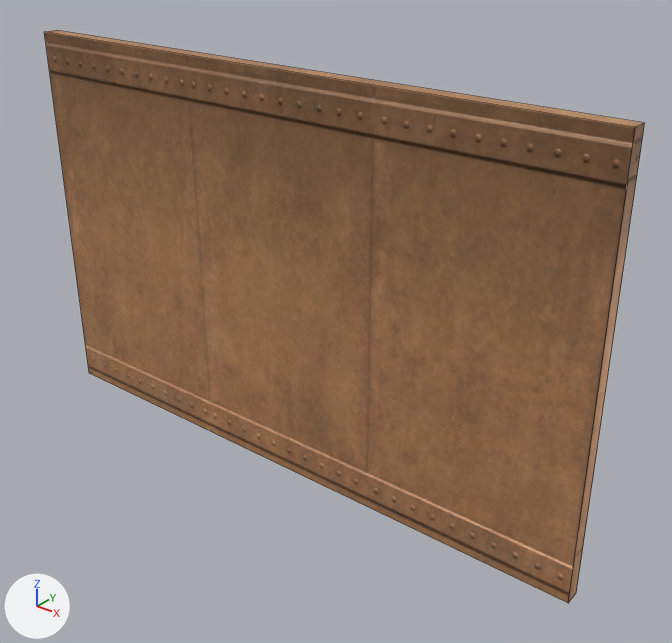
A saved change to the FBX model Assets/Assets/DinandSpul/FBX's/BasicKit/Wall_1.fbx.
Rendered twice from a 50 mm lens placed at (5.41, -3.72, 3.48), pointed at (2.32, 0.14, 1.09). The lights are fixed; the arrows at lower left show +X, +Y and +Z. The picture after the commit comes second. Mesh edges are drawn as thin lines. Where no turn or scale is listed for an object, it has been applied to the vertices.

The first picture shows 'Wall_1'.
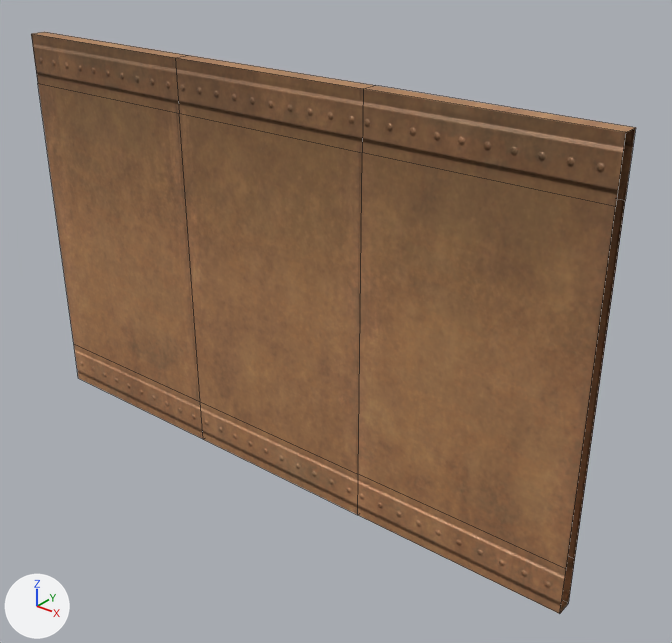
Edits to the bpy script that builds the scene:
```text
Change me_plane:
    used by ob_wall_1; location = (0.0, 0.0, 0.0)
    remove me_plane.from_pydata(...)  # 8 vertices, 6 faces; spans x 0.0..4.0, y 0.0..0.1, z 0.0..2.53
    add me_plane.from_pydata(...)  # 32 vertices, 27 faces; spans x 0.0..4.0, y -0.1..0.0, z 0.0..2.53
    me_plane part 1
    2 vertices are removed from x 4.0, y 0.1, z 0.0..2.53
    6 faces are deleted
    2 vertices move from x 0.0, y 0.1, z 0.0..2.53 to x 0.0, y -0.1, z 0.0..2.53
    8 vertices are added at x 1.36..4.0, y -0.1..0.0, z 0.0..2.53
    5 new vertices lie (0.0, 0.0, 0.3) away from vertices in x 0.0..4.0, y -0.1..0.1, z 0.0
    6 new vertices lie (1.32, 0.0, 0.0) away from vertices in x 1.36, y -0.1..0.0, z 0.0..2.53
    7 new vertices lie (0.0, 0.0, -0.31) away from vertices in x 0.0..4.0, y -0.1..0.1, z 2.53
    27 new faces join them
```

Boxes [x1, y1, x2, y2] around the edits, measured in the pictures (672 x 643 px):
'Wall_1', reshaped: before [44, 30, 645, 603]; after [31, 32, 636, 614]
